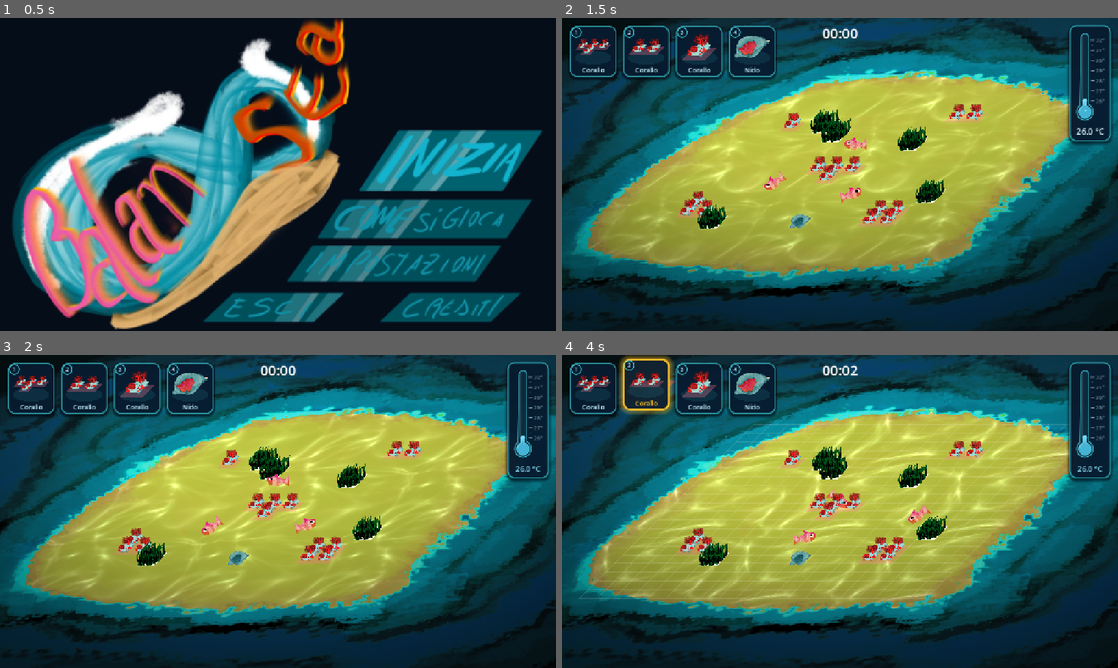
Above: before the commit, frames 1-4 (two rows, left to right).
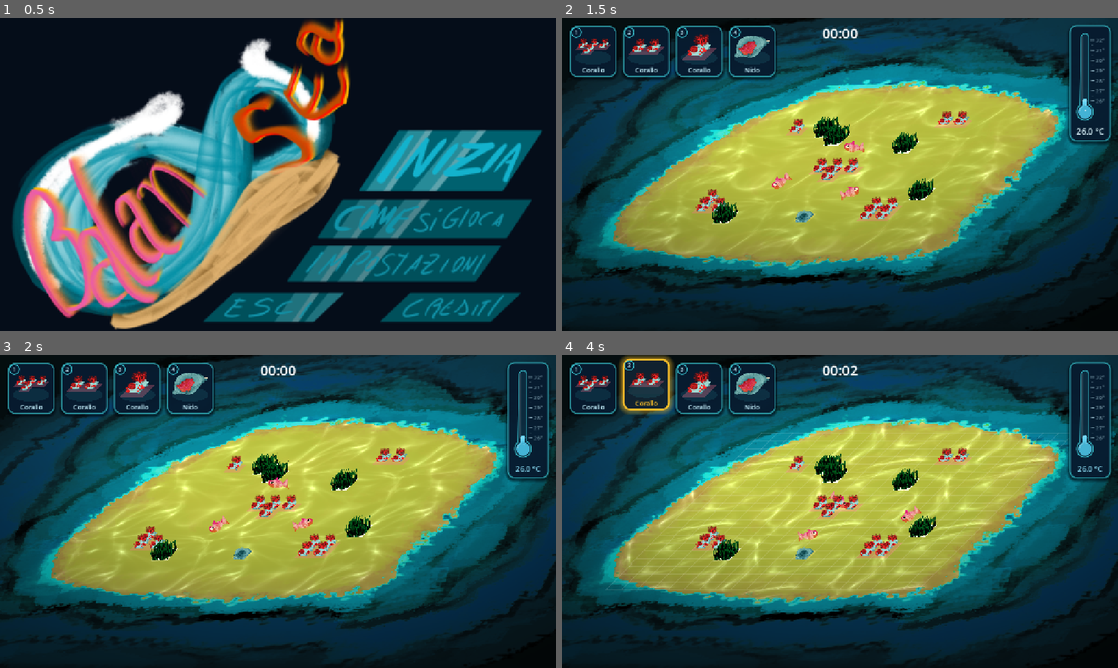
Above: after the commit, the same moments.

Repository: TakFog/rgj2026
Game: Godot game, scene res://main/main.tscn
Two runs of this game, one before a commit and one after it. Both use one fixed random seed, a clock stepped at 60 frames per second and the inputs below. Sound files missing from this copy of the repository are replaced by a short silence.
Inputs (mouse positions are in pixels of both pictures, inside the frame that each line leads up to):
- Up to frame 1 (0.5 s): no input
- Up to frame 2 (1.5 s): click (1012, 161) at 0.5 s; click "Inizia" at 1.25 s
- Up to frame 3 (2 s): no input
- Up to frame 4 (4 s): click (595, 389) at 2.02 s; click (595, 389) at 2.77 s; click (645, 389) at 3.52 s

Frame 1 is identical in both runs. In frame 2, 38% of the frame differs, in the area x 0-100%, y 0-100%; in frame 3, 39%; in frame 4, 43%.

Commit message:
Back the camera zoom off to 0.9

Diff:
--- a/data/view_settings.gd
+++ b/data/view_settings.gd
@@ -5,7 +5,7 @@
 @export var x_axis := Vector2(1, 0)
 @export var y_axis := Vector2(-0.5, 0.5)
 @export var pixels_per_unit := 1.25
-## Camera zoom (< 1 zooms out). Fills the screen height with the map's water so
-## no empty seabed shows above or below, while still leaving sea around the
-## island so incoming threats are visible before they reach it (GDD §7).
-@export var zoom := 1.0
+## Camera zoom (< 1 zooms out). Just enough to keep the map's dark border off
+## the top and bottom of the screen, while leaving sea around the island so
+## incoming threats are visible before they reach it (GDD §7).
+@export var zoom := 0.9
--- a/data/view_settings.tres
+++ b/data/view_settings.tres
@@ -7,4 +7,4 @@
 x_axis = Vector2(1, 0)
 y_axis = Vector2(-0.5, 0.5)
 pixels_per_unit = 1.25
-zoom = 1.0
+zoom = 0.9
